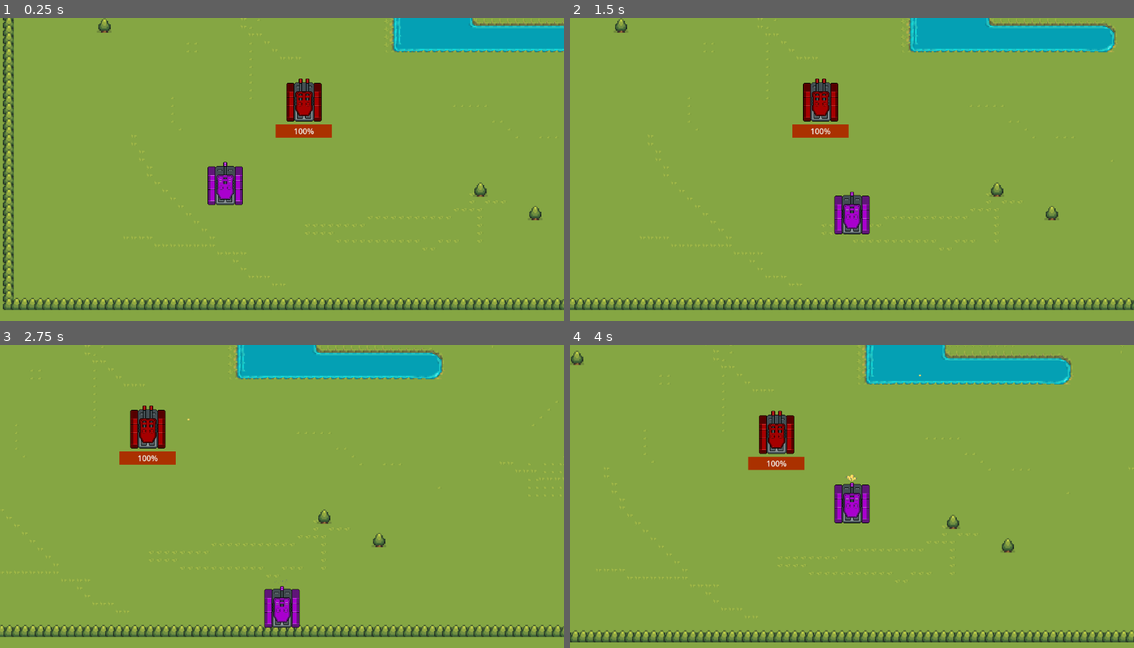
Above: before the commit, frames 1-4 (two rows, left to right).
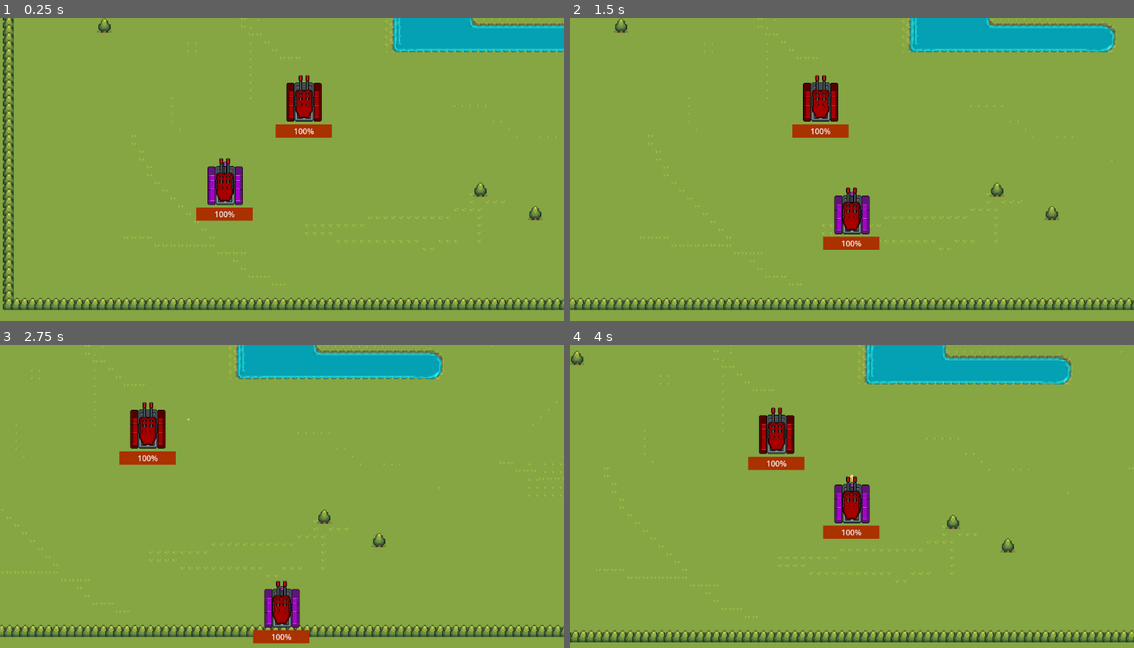
Above: after the commit, the same moments.

Repository: RaduMarin19/GodotTankGame
Game: Godot game, scene res://scenes/game.tscn
The game is run twice, just before and just after one commit, with the same random seed, the same clock (stepped at 60 frames per second) and the same inputs.
Inputs:
- Up to frame 1 (0.25 s): no input
- Up to frame 2 (1.5 s): tap Enter at 0.5 s; hold D (right) 0.53-1.28 s; hold Space (shoot) 0.53-1.28 s; hold S (down) from 1.28 s (still down); tap Space (shoot) at 1.35 s
- Up to frame 3 (2.75 s): release S (down) at 2.03 s; hold D (right) from 2.03 s (still down); hold Space (shoot) from 2.03 s (still down)
- Up to frame 4 (4 s): release D (right) at 2.78 s; release Space (shoot) at 2.78 s; hold W (up) 2.78-3.53 s; tap Space (shoot) at 2.85 s; hold A (left) from 3.53 s (still down); hold Space (shoot) from 3.53 s (still down)

The runs differ from the first frame. In frame 1, 0.9% of the frame differs, in the area x 34-56%, y 18-67%; in frame 2, 0.9%; in frame 3, 0.9%, in the area x 24-55%, y 18-99%; in frame 4, 0.9%.

Commit message:
Added explosion animation for tanks

Diff:
--- a/scenes/enemy_tank.tscn
+++ b/scenes/enemy_tank.tscn
@@ -1,12 +1,53 @@
-[gd_scene load_steps=15 format=3 uid="uid://b4ace703ucvcr"]
+[gd_scene load_steps=26 format=3 uid="uid://b4ace703ucvcr"]
 
 [ext_resource type="Texture2D" uid="uid://dxlhjku1qmrc2" path="res://assets/ground_shaker_asset/Red/Bodies/body_tracks.png" id="1_cqr3p"]
 [ext_resource type="Script" path="res://scripts/enemy_tank.gd" id="1_oas2k"]
 [ext_resource type="Texture2D" uid="uid://bodnftjatb110" path="res://assets/ground_shaker_asset/Red/Weapons/turret_01_mk2.png" id="2_eeghl"]
+[ext_resource type="Texture2D" uid="uid://dbxnn00a4s802" path="res://assets/explosion/spritesheet.png" id="4_gkc6w"]
 
 [sub_resource type="AtlasTexture" id="AtlasTexture_uts7g"]
 atlas = ExtResource("2_eeghl")
 region = Rect2(0, 0, 128, 128)
+
+[sub_resource type="AtlasTexture" id="AtlasTexture_pi32w"]
+atlas = ExtResource("4_gkc6w")
+region = Rect2(0, 0, 128, 80)
+
+[sub_resource type="AtlasTexture" id="AtlasTexture_0wdod"]
+atlas = ExtResource("4_gkc6w")
+region = Rect2(128, 0, 128, 80)
+
+[sub_resource type="AtlasTexture" id="AtlasTexture_005x0"]
+atlas = ExtResource("4_gkc6w")
+region = Rect2(256, 0, 128, 80)
+
+[sub_resource type="AtlasTexture" id="AtlasTexture_lsoto"]
+atlas = ExtResource("4_gkc6w")
+region = Rect2(384, 0, 128, 80)
+
+[sub_resource type="AtlasTexture" id="AtlasTexture_7ywxg"]
+atlas = ExtResource("4_gkc6w")
+region = Rect2(512, 0, 128, 80)
+
+[sub_resource type="AtlasTexture" id="AtlasTexture_ovr5n"]
+atlas = ExtResource("4_gkc6w")
+region = Rect2(640, 0, 128, 80)
+
+[sub_resource type="AtlasTexture" id="AtlasTexture_ft3y5"]
+atlas = ExtResource("4_gkc6w")
+region = Rect2(768, 0, 128, 80)
+
+[sub_resource type="AtlasTexture" id="AtlasTexture_c0w0h"]
+atlas = ExtResource("4_gkc6w")
+region = Rect2(896, 0, 128, 80)
+
+[sub_resource type="AtlasTexture" id="AtlasTexture_3hp65"]
+atlas = ExtResource("4_gkc6w")
+region = Rect2(1024, 0, 128, 80)
+
+[sub_resource type="AtlasTexture" id="AtlasTexture_gfele"]
+atlas = ExtResource("4_gkc6w")
+region = Rect2(1152, 0, 128, 80)
 
 [sub_resource type="AtlasTexture" id="AtlasTexture_6soau"]
 atlas = ExtResource("2_eeghl")
@@ -48,6 +89,41 @@
 }, {
 "frames": [{
 "duration": 1.0,
+"texture": SubResource("AtlasTexture_pi32w")
+}, {
+"duration": 1.0,
+"texture": SubResource("AtlasTexture_0wdod")
+}, {
+"duration": 1.0,
+"texture": SubResource("AtlasTexture_005x0")
+}, {
+"duration": 1.0,
+"texture": SubResource("AtlasTexture_lsoto")
+}, {
+"duration": 1.0,
+"texture": SubResource("AtlasTexture_7ywxg")
+}, {
+"duration": 1.0,
+"texture": SubResource("AtlasTexture_ovr5n")
+}, {
+"duration": 1.0,
+"texture": SubResource("AtlasTexture_ft3y5")
+}, {
+"duration": 1.0,
+"texture": SubResource("AtlasTexture_c0w0h")
+}, {
+"duration": 1.0,
+"texture": SubResource("AtlasTexture_3hp65")
+}, {
+"duration": 1.0,
+"texture": SubResource("AtlasTexture_gfele")
+}],
+"loop": true,
+"name": &"exploding",
+"speed": 9.0
+}, {
+"frames": [{
+"duration": 1.0,
 "texture": SubResource("AtlasTexture_uts7g")
 }, {
 "duration": 1.0,
@@ -73,7 +149,7 @@
 }],
 "loop": true,
 "name": &"shooting",
-"speed": 10.0
+"speed": 7.0
 }]
 
 [sub_resource type="StyleBoxFlat" id="StyleBoxFlat_xqxfo"]
@@ -93,7 +169,10 @@
 
 [node name="AnimatedSprite2D" type="AnimatedSprite2D" parent="."]
 position = Vector2(-1, -1)
+scale = Vector2(1, 1.13461)
 sprite_frames = SubResource("SpriteFrames_a8hat")
+autoplay = "default"
+frame_progress = 0.3129
 
 [node name="Healthbar" type="ProgressBar" parent="."]
 offset_left = -59.0
@@ -110,3 +189,7 @@
 visibility_layer = 2
 position = Vector2(-0.5, 0)
 shape = SubResource("RectangleShape2D_lc510")
+
+[node name="remove" type="Timer" parent="."]
+
+[connection signal="timeout" from="remove" to="." method="_on_remove_timeout"]
--- a/scenes/tank.tscn
+++ b/scenes/tank.tscn
@@ -1,8 +1,10 @@
-[gd_scene load_steps=16 format=3 uid="uid://celsiq37lsy4d"]
+[gd_scene load_steps=38 format=3 uid="uid://celsiq37lsy4d"]
 
 [ext_resource type="Script" path="res://scripts/tank.gd" id="1_g1l8s"]
 [ext_resource type="Texture2D" uid="uid://djcmeymmvfj8n" path="res://assets/ground_shaker_asset/Purple/Bodies/body_tracks.png" id="1_isfm0"]
 [ext_resource type="Texture2D" uid="uid://bbgkstq8yq0ef" path="res://assets/ground_shaker_asset/Purple/Weapons/turret_01_mk1.png" id="3_p0f1i"]
+[ext_resource type="Texture2D" uid="uid://bodnftjatb110" path="res://assets/ground_shaker_asset/Red/Weapons/turret_01_mk2.png" id="4_by55a"]
+[ext_resource type="Texture2D" uid="uid://dbxnn00a4s802" path="res://assets/explosion/spritesheet.png" id="5_3oned"]
 
 [sub_resource type="RectangleShape2D" id="RectangleShape2D_5gh8u"]
 size = Vector2(66, 75)
@@ -51,6 +53,11 @@
 }],
 "loop": true,
 "name": &"idle",
+"speed": 5.0
+}, {
+"frames": [],
+"loop": true,
+"name": &"new_animation",
 "speed": 5.0
 }, {
 "frames": [{
@@ -83,8 +90,158 @@
 "speed": 8.0
 }]
 
+[sub_resource type="AtlasTexture" id="AtlasTexture_uts7g"]
+atlas = ExtResource("4_by55a")
+region = Rect2(0, 0, 128, 128)
+
+[sub_resource type="AtlasTexture" id="AtlasTexture_pi32w"]
+atlas = ExtResource("5_3oned")
+region = Rect2(0, 0, 128, 80)
+
+[sub_resource type="AtlasTexture" id="AtlasTexture_0wdod"]
+atlas = ExtResource("5_3oned")
+region = Rect2(128, 0, 128, 80)
+
+[sub_resource type="AtlasTexture" id="AtlasTexture_005x0"]
+atlas = ExtResource("5_3oned")
+region = Rect2(256, 0, 128, 80)
+
+[sub_resource type="AtlasTexture" id="AtlasTexture_lsoto"]
+atlas = ExtResource("5_3oned")
+region = Rect2(384, 0, 128, 80)
+
+[sub_resource type="AtlasTexture" id="AtlasTexture_7ywxg"]
+atlas = ExtResource("5_3oned")
+region = Rect2(512, 0, 128, 80)
+
+[sub_resource type="AtlasTexture" id="AtlasTexture_ovr5n"]
+atlas = ExtResource("5_3oned")
+region = Rect2(640, 0, 128, 80)
+
+[sub_resource type="AtlasTexture" id="AtlasTexture_ft3y5"]
+atlas = ExtResource("5_3oned")
+region = Rect2(768, 0, 128, 80)
+
+[sub_resource type="AtlasTexture" id="AtlasTexture_c0w0h"]
+atlas = ExtResource("5_3oned")
+region = Rect2(896, 0, 128, 80)
+
+[sub_resource type="AtlasTexture" id="AtlasTexture_3hp65"]
+atlas = ExtResource("5_3oned")
+region = Rect2(1024, 0, 128, 80)
+
+[sub_resource type="AtlasTexture" id="AtlasTexture_gfele"]
+atlas = ExtResource("5_3oned")
+region = Rect2(1152, 0, 128, 80)
+
+[sub_resource type="AtlasTexture" id="AtlasTexture_6soau"]
+atlas = ExtResource("4_by55a")
+region = Rect2(128, 0, 128, 128)
+
+[sub_resource type="AtlasTexture" id="AtlasTexture_r7tvr"]
+atlas = ExtResource("4_by55a")
+region = Rect2(256, 0, 128, 128)
+
+[sub_resource type="AtlasTexture" id="AtlasTexture_qvrle"]
+atlas = ExtResource("4_by55a")
+region = Rect2(384, 0, 128, 128)
+
+[sub_resource type="AtlasTexture" id="AtlasTexture_df68t"]
+atlas = ExtResource("4_by55a")
+region = Rect2(512, 0, 128, 128)
+
+[sub_resource type="AtlasTexture" id="AtlasTexture_tvipo"]
+atlas = ExtResource("4_by55a")
+region = Rect2(640, 0, 128, 128)
+
+[sub_resource type="AtlasTexture" id="AtlasTexture_lqgh3"]
+atlas = ExtResource("4_by55a")
+region = Rect2(768, 0, 128, 128)
+
+[sub_resource type="AtlasTexture" id="AtlasTexture_in2ca"]
+atlas = ExtResource("4_by55a")
+region = Rect2(896, 0, 128, 128)
+
+[sub_resource type="SpriteFrames" id="SpriteFrames_gsdoo"]
+animations = [{
+"frames": [{
+"duration": 1.0,
+"texture": SubResource("AtlasTexture_uts7g")
+}],
+"loop": true,
+"name": &"default",
+"speed": 5.0
+}, {
+"frames": [{
+"duration": 1.0,
+"texture": SubResource("AtlasTexture_pi32w")
+}, {
+"duration": 1.0,
+"texture": SubResource("AtlasTexture_0wdod")
+}, {
+"duration": 1.0,
+"texture": SubResource("AtlasTexture_005x0")
+}, {
+"duration": 1.0,
+"texture": SubResource("AtlasTexture_lsoto")
+}, {
+"duration": 1.0,
+"texture": SubResource("AtlasTexture_7ywxg")
+}, {
+"duration": 1.0,
+"texture": SubResource("AtlasTexture_ovr5n")
+}, {
+"duration": 1.0,
+"texture": SubResource("AtlasTexture_ft3y5")
+}, {
+"duration": 1.0,
+"texture": SubResource("AtlasTexture_c0w0h")
+}, {
+"duration": 1.0,
+"texture": SubResource("AtlasTexture_3hp65")
+}, {
+"duration": 1.0,
+"texture": SubResource("AtlasTexture_gfele")
+}],
+"loop": true,
+"name": &"exploding",
+"speed": 9.0
+}, {
+"frames": [{
+"duration": 1.0,
+"texture": SubResource("AtlasTexture_uts7g")
+}, {
+"duration": 1.0,
+"texture": SubResource("AtlasTexture_6soau")
+}, {
+"duration": 1.0,
+"texture": SubResource("AtlasTexture_r7tvr")
+}, {
+"duration": 1.0,
+"texture": SubResource("AtlasTexture_qvrle")
+}, {
+"duration": 1.0,
+"texture": SubResource("AtlasTexture_df68t")
+}, {
+"duration": 1.0,
+"texture": SubResource("AtlasTexture_tvipo")
+}, {
+"duration": 1.0,
+"texture": SubResource("AtlasTexture_lqgh3")
+}, {
+"duration": 1.0,
+"texture": SubResource("AtlasTexture_in2ca")
+}],
+"loop": true,
+"name": &"shooting",
+"speed": 7.0
+}]
+
 [sub_resource type="CircleShape2D" id="CircleShape2D_7blhu"]
 radius = 3.0
+
+[sub_resource type="StyleBoxFlat" id="StyleBoxFlat_at03i"]
+bg_color = Color(0.665982, 0.194152, 0, 1)
 
 [node name="tank" type="CharacterBody2D"]
 z_index = -1
@@ -103,9 +260,14 @@
 
 [node name="TurretSprite" type="AnimatedSprite2D" parent="Turret"]
 sprite_frames = SubResource("SpriteFrames_1ogd3")
-animation = &"shooting"
+animation = &"new_animation"
 autoplay = "idle"
-frame = 7
+
+[node name="AnimatedSprite2D" type="AnimatedSprite2D" parent="Turret/TurretSprite"]
+position = Vector2(-1, -1)
+scale = Vector2(1, 1.13461)
+sprite_frames = SubResource("SpriteFrames_gsdoo")
+autoplay = "default"
 
 [node name="BarrelTip" type="CollisionShape2D" parent="Turret"]
 position = Vector2(0, -45)
@@ -114,4 +276,17 @@
 
 [node name="Timer" type="Timer" parent="."]
 
+[node name="Healthbar" type="ProgressBar" parent="."]
+offset_left = -59.0
+offset_top = 46.0
+offset_right = 56.0
+offset_bottom = 73.0
+theme_override_styles/fill = SubResource("StyleBoxFlat_at03i")
+step = 1.0
+value = 100.0
+rounded = true
+
+[node name="remove" type="Timer" parent="."]
+
 [connection signal="timeout" from="Timer" to="." method="_on_timer_timeout"]
+[connection signal="timeout" from="remove" to="." method="_on_remove_timeout"]
--- a/scripts/bullet.gd
+++ b/scripts/bullet.gd
@@ -17,4 +17,4 @@
 func _on_body_entered(body: Node2D) -> void:
 	if body.is_in_group("enemies"):
 		body.take_damage(10);
-		queue_free()
+	queue_free()
--- a/scripts/enemy_tank.gd
+++ b/scripts/enemy_tank.gd
@@ -13,4 +13,10 @@
 func take_damage(damage):
 	HealthBar.value-=damage
 	if HealthBar.value<=0:
-		queue_free()
+		$remove.start(1)
+		$BodyTracks.queue_free()
+		$AnimatedSprite2D.play("exploding")
+
+
+func _on_remove_timeout() -> void:
+	queue_free()
--- a/scripts/tank.gd
+++ b/scripts/tank.gd
@@ -48,3 +48,12 @@
 func _on_timer_timeout() -> void:
 	can_shoot=true
 	$Turret/TurretSprite.play("idle")
+
+func take_damage(damage):
+	$HealthBar.value-=damage
+	if $HealthBar.value<=0:
+		$remove.start(1)
+		$Turret/TurretSprite.play("exploding")
+
+func _on_remove_timeout() -> void:
+	queue_free()
Binary file added: assets/explosion/spritesheet.png
Not shown, added: assets/explosion/spritesheet.png.import
